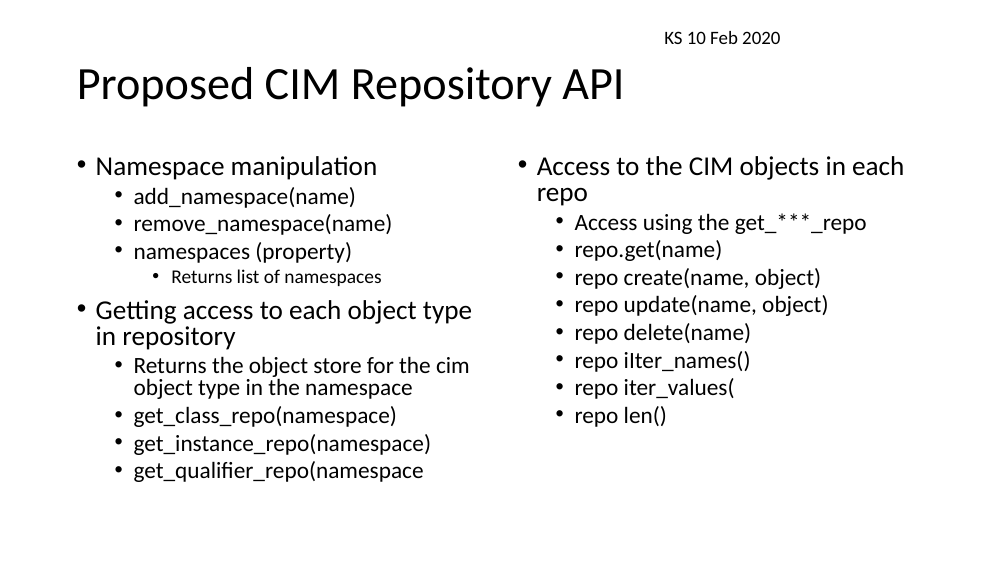
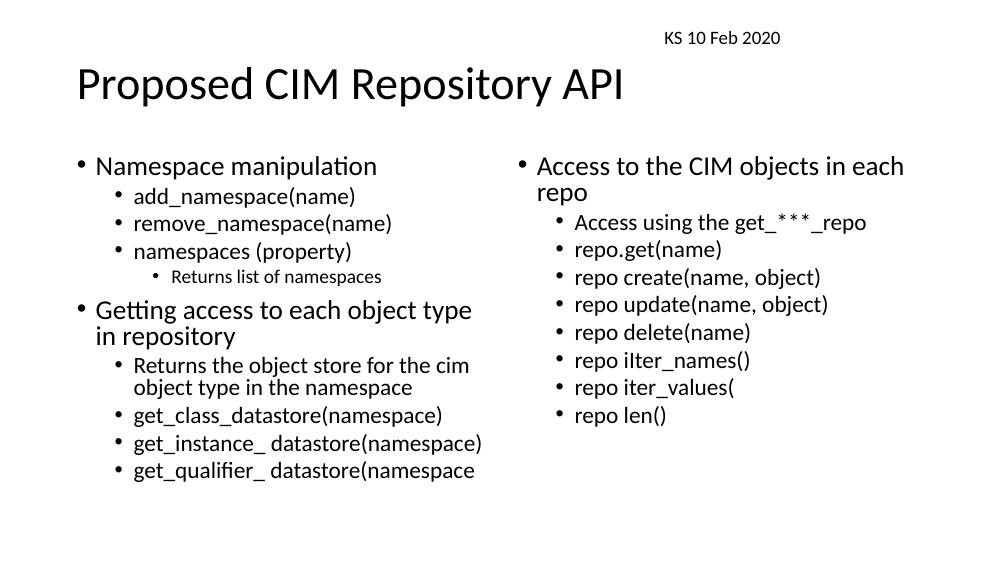
Before and after one commit to pywbem/pywbem, a slide deck: slide 22 of design/RepositoryStructure.pptx (slide 20 before the commit). Drawn at 1008x567 pixels with LibreOffice and Linux fonts; fonts in the diff are those of the drawing. Boxes give left, top, right and bottom in pixels: in the first picture for what was removed or moved away, otherwise in the second. Text is boxed around its words. In the diff, an @@ line names an element or a change of style, - is before the commit and + after.

```diff
--- a/design/RepositoryStructure.pptx
+++ b/design/RepositoryStructure.pptx
@@ text at <box>134,406,483,482</box>: text changed @@
-  • get_class_repo(namespace)
-  • get_instance_repo(namespace)
-  • get_qualifier_repo(namespace
+  • get_class_datastore(namespace)
+  • get_instance_ datastore(namespace)
+  • get_qualifier_ datastore(namespace
```
Also in this commit, not shown: 5 other slides changed, 2 slides added.
